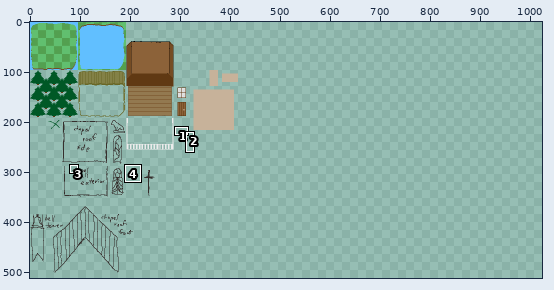
Edited in one commit: sprite sheet (res/images/TestSpriteSheet.png). The picture above shows the old version from afar; the outline marks the close-up.
Close-up. Before the edit:
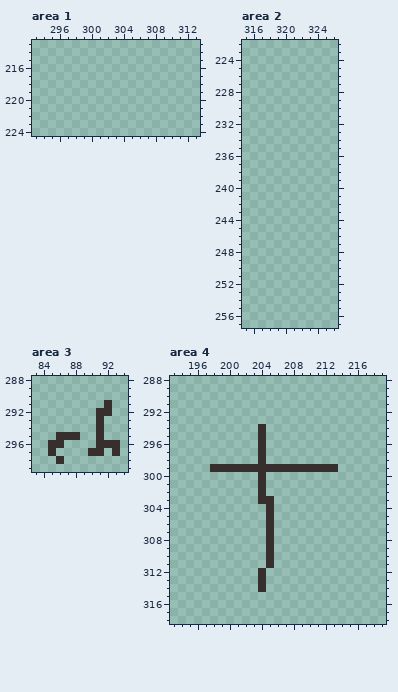
The file is 512x512 pixels. Pixels under 10% opacity are left out. Colours within 5 levels of each other are drawn and written as one. Shown: area 1: x 293..313, y 213..224; area 2: x 315..326, y 222..257; area 3: x 83..94, y 288..299; area 4: x 193..219, y 288..318. The old version is drawn lined up with the new one, on the new canvas. The commit also changed other parts of the picture, which this record leaves out.
New version:
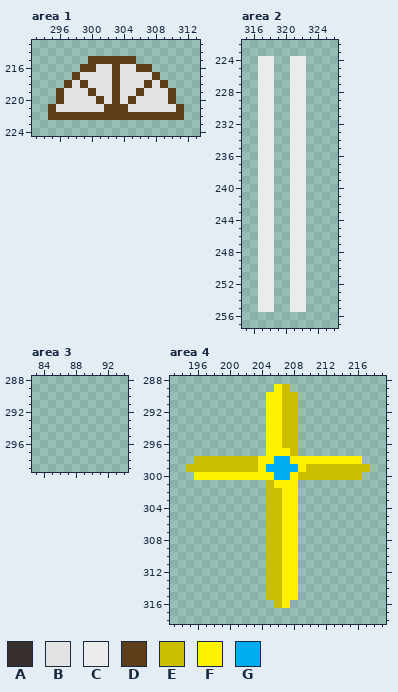
Palette (. is transparent): A #362f2d  B #e2e2e2  C #ebebeb  D #5d3e1b  E #ccbe00  F #fff200  G #00aeef
Difference:
canvas 512x512 -> 1024x512
Area 1:
y 215: x 300..305 ...... -> DDDDDD
y 216: x 299..307 ......... -> DDBBDBBDD
y 217: x 298..308 ........... -> DBBBBDBBBBD
y 218: x 297..309 ............. -> DBDBBBDBBBDBD
y 219: x 296..310 ............... -> DBBBDBBDBBDBBBD
y 220: x 296..310 ............... -> DBBBBDBDBDBBBBD
y 221: x 295..311 ................. -> DBBBBBBDDDBBBBBBD
y 222: x 295..311 ................. -> DDDDDDDDDDDDDDDDD
Area 2:
y 224..255: x 317..318 .. -> CC; x 321..322 .. -> CC
Area 3:
y 291: x 92 A -> .
y 292: x 91..92 AA -> ..
y 293..294: x 91 A -> .
y 295: x 86..88 AAA -> ...; x 91 A -> .
y 296: x 85..86 AA -> ..; x 91..93 AAA -> ...
y 297: x 85 A -> .; x 90..91 AA -> ..; x 93 A -> .
y 298: x 86 A -> .
Area 4:
y 289: x 206..207 .. -> FE
y 290..293: x 205..208 .... -> FFEE
y 294..296: x 204..208 A.... -> .FFEE
y 297: x 204..208 A.... -> .FFFE
y 298: x 196..216 ........A............ -> EEEEEEEEFFGGFFFFFFFFF
y 299: x 195..217 ...AAAAAAAAAAAAAAAA.... -> EEEEEEEEEFGGGGFEEEEEEEE
y 300: x 196..216 ........A............ -> FFFFFFFFFFGGFEEEEEEEE
y 301: x 204..208 A.... -> .EFFF
y 302: x 204..208 A.... -> .EEFF
y 303: x 204..208 AA... -> .EEFF
y 304..311: x 205..208 A... -> EEFF
y 312..314: x 204..208 A.... -> .EEFF
y 315: x 205..208 .... -> EEFF
y 316: x 206..207 .. -> EF
